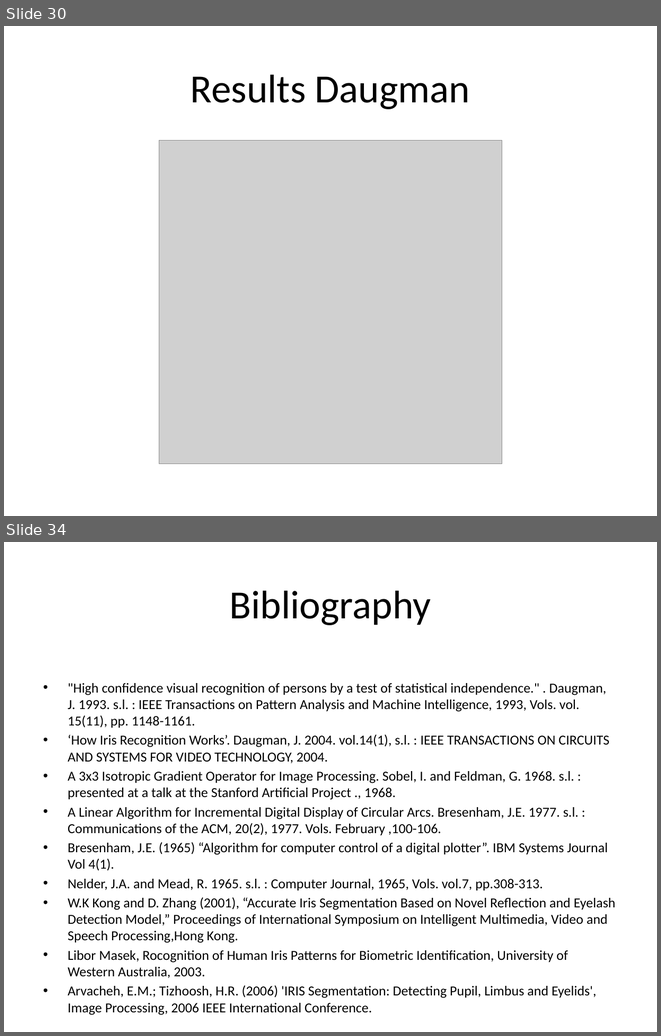
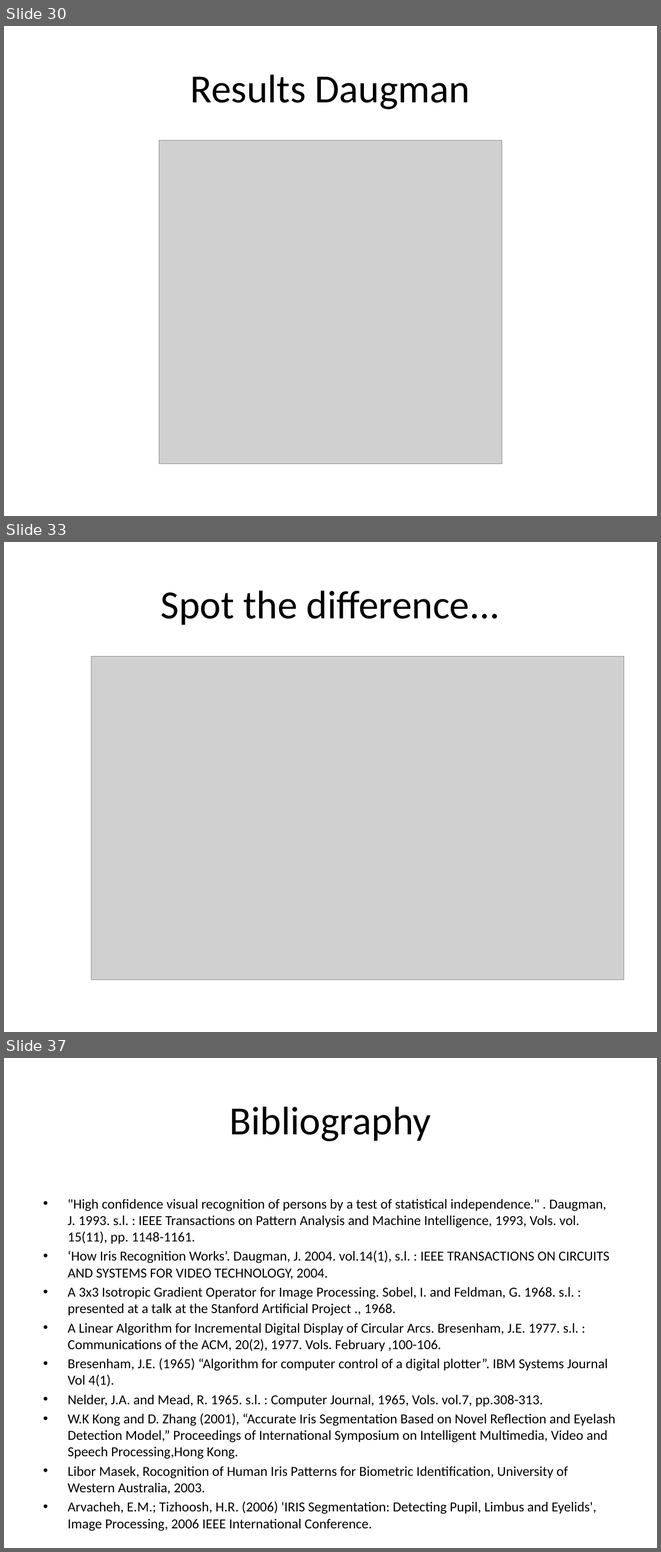
Before and after one commit to chetanadey77/irisrecognition09, a slide deck: Reports/Group_Presentation.pptx. Shown one above the other, each under a label of ours: slides 30 and 34 before the commit, slides 30, 33 and 37 after it; the slides between them are not shown. The pictures are 661x1036 and 661x1552 pixels, drawn with LibreOffice and Linux fonts; fonts in the diff are those of the drawing; grey boxes stand for pictures; background and template pictures are left out. Boxes give left, top, right and bottom in pixels: in the first picture for what was removed or moved away, otherwise in the second. Text is boxed around its words. In the diff, an @@ line names an element or a change of style, - is before the commit and + after.

```diff
--- a/Reports/Group_Presentation.pptx
+++ b/Reports/Group_Presentation.pptx
@@ slide 33 added at [4,542,657,1032], background picture (left out) @@
@@ title added at [161,590,500,625], 44 pt, text #000000 @@
+Spot the difference...
@@ picture added at [91,656,624,979] @@
@@ what was slide 34 is now slide 37 @@
```
Also in this commit, not shown: 4 slides changed, 2 other slides added.
